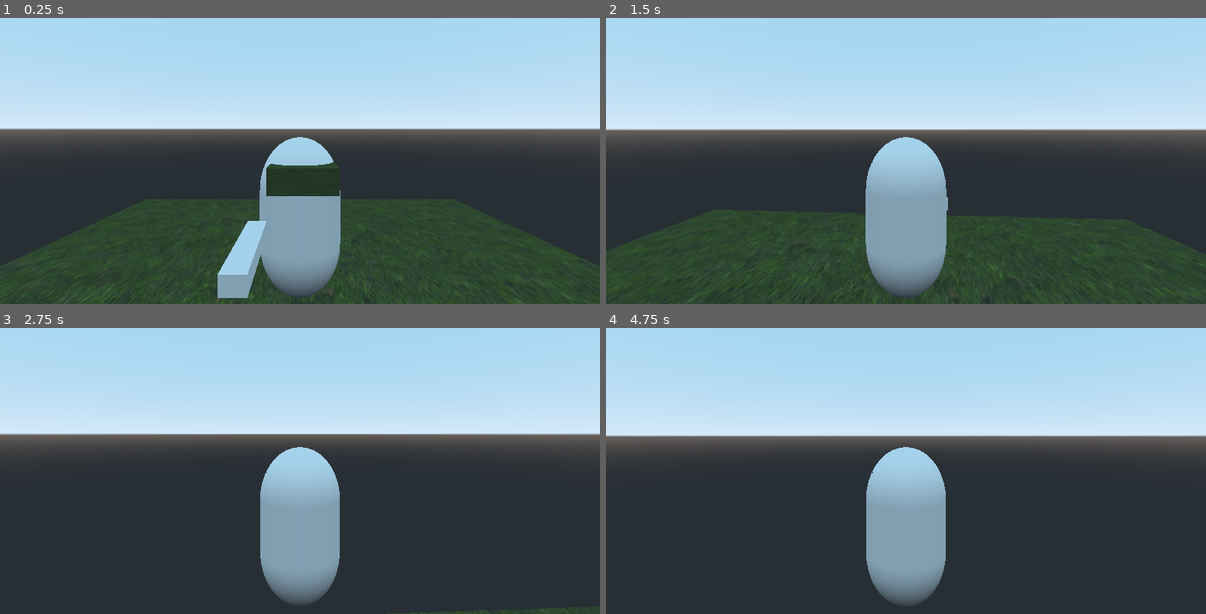
Above: before the commit, frames 1-4 (two rows, left to right).
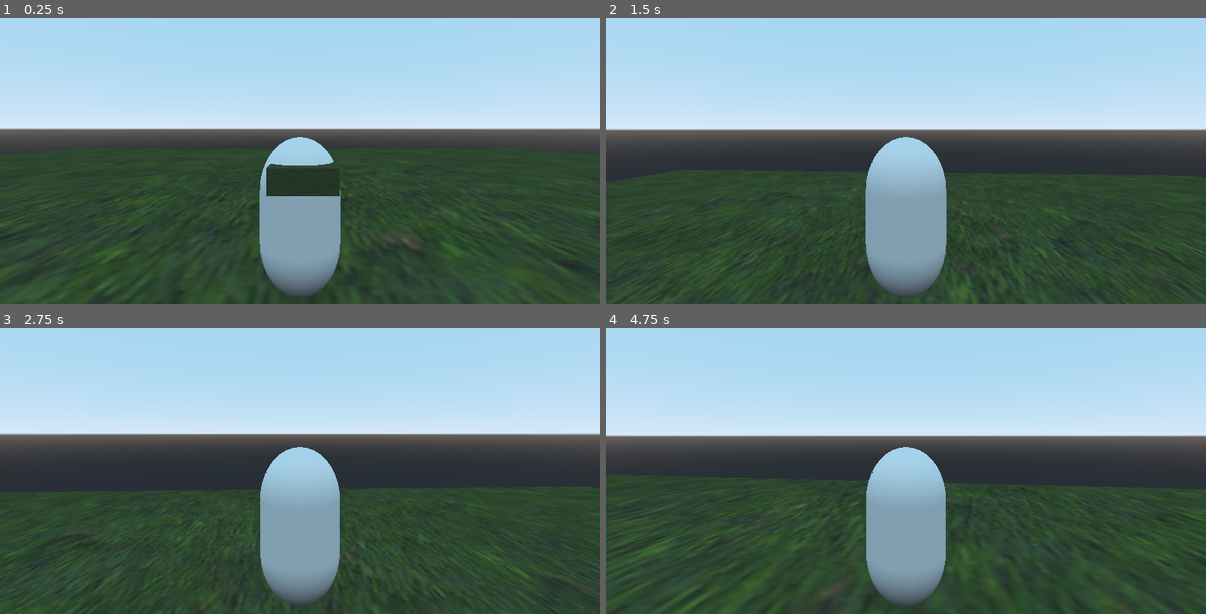
Above: after the commit, the same moments.

Repository: kre15i/ClashOfGames_Game
Game: Godot game, scene res://scenes/world1.tscn
The game is run twice, just before and just after one commit, with the same random seed, the same clock (stepped at 60 frames per second) and the same inputs. The project has no main scene, so this scene is started directly.
Inputs (mouse positions are in pixels of both pictures, inside the frame that each line leads up to):
- Up to frame 1 (0.25 s): no input
- Up to frame 2 (1.5 s): tap Enter at 0.5 s; move the mouse to (936, 126) at 0.52 s; hold Up (ui_up) from 0.53 s (still down); tap Space (Jump, bound only after the commit) at 0.6, 0.77, 1.07 s; move the mouse to (876, 129) at 1.27 s; tap Shift (sprint) at 1.35 s
- Up to frame 3 (2.75 s): keep holding Up (ui_up); tap Space (Jump, bound only after the commit) at 1.52, 1.55, 1.82, 2.1 s; move the mouse to (312, 433) at 2.02 s
- Up to frame 4 (4.75 s): keep holding Up (ui_up); move the mouse to (900, 445) at 2.77 s; tap Shift (sprint) at 2.85, 4.35 s; tap Space (Jump, bound only after the commit) at 3.02, 3.05, 3.32, 3.6, 3.77, 4.07, 4.52, 4.55 s; move the mouse to (948, 442) at 3.52 s; move the mouse to (858, 433) at 4.27 s

The runs differ from the first frame. In frame 1, 9.4% of the frame differs, in the area x 0-100%, y 46-100%; in frame 2, 7.2%; in frame 3, 17%; in frame 4, 20%, in the area x 0-100%, y 51-100%.

Commit message:
I added jumping for the player // Dev_version(0.5)

Diff:
--- a/project.godot
+++ b/project.godot
@@ -52,6 +52,11 @@
 "events": [ Object(InputEventKey,"resource_local_to_scene":false,"resource_name":"","device":0,"alt":false,"shift":false,"control":false,"meta":false,"command":false,"pressed":false,"scancode":16777237,"physical_scancode":0,"unicode":0,"echo":false,"script":null)
  ]
 }
+Jump={
+"deadzone": 0.5,
+"events": [ Object(InputEventKey,"resource_local_to_scene":false,"resource_name":"","device":0,"alt":false,"shift":false,"control":false,"meta":false,"command":false,"pressed":false,"scancode":32,"physical_scancode":0,"unicode":0,"echo":false,"script":null)
+ ]
+}
 
 [physics]
 
--- a/scenes/player.tscn
+++ b/scenes/player.tscn
@@ -24,10 +24,9 @@
 transform = Transform( 1, 0, 0, 0, -4.37114e-08, -1.3, 0, 1, -5.68248e-08, 0, 0, 0 )
 mesh = SubResource( 1 )
 
-[node name="weapons" type="Spatial" parent="Player"]
-transform = Transform( 1, 0, 0, 0, -3.36241e-08, 1, 0, -0.769231, -4.37114e-08, 0, 0, 0 )
+[node name="weaponController" type="Node" parent="Player"]
 
-[node name="starterPistol" parent="Player/weapons" instance=ExtResource( 2 )]
+[node name="starterPistol" parent="Player/weaponController" instance=ExtResource( 2 )]
 transform = Transform( 1, 0, 0, 0, 1, 0, 0, 0, 1, 0.924805, 0, -1.88927 )
 
 [node name="MeshInstance" type="MeshInstance" parent="Player"]
--- a/scenes/world1.tscn
+++ b/scenes/world1.tscn
@@ -8,6 +8,7 @@
 
 [sub_resource type="PlaneMesh" id=2]
 material = SubResource( 1 )
+size = Vector2( 10, 10 )
 
 [sub_resource type="BoxShape" id=3]
 
@@ -22,7 +23,7 @@
 skeleton = NodePath("../..")
 
 [node name="CollisionShape" type="CollisionShape" parent="ground"]
-transform = Transform( 5, 0, 0, 0, 0.01, 0, 0, 0, 5, 0, 0, 0 )
+transform = Transform( 25, 0, 0, 0, 0.01, 0, 0, 0, 25, 0, 0, 0 )
 shape = SubResource( 3 )
 
 [node name="player" parent="." instance=ExtResource( 2 )]
--- a/scripts/playerController.gd
+++ b/scripts/playerController.gd
@@ -2,13 +2,16 @@
 
 var direction = Vector3.FORWARD
 var movement_speed = 0
-var walk_speed = 5
-var run_speed = 10
+var walk_speed = 8
+var run_speed = 15
 var velocity = Vector3.ZERO
 var acceleration = 6
 var vertical_velocity = 0
-var gravity = 20
+var gravity = 25
 var angular_acceleration = 7
+var jump_magnitude = 15
+var weight_on_ground = 7
+
 
 func _input(event):
 	if event is InputEventKey:
@@ -32,11 +35,15 @@
 		movement_speed = 0
 
 	velocity = lerp(velocity, direction * movement_speed, delta * acceleration)
-	move_and_slide(velocity + Vector3.DOWN * vertical_velocity, Vector3.UP)
+	move_and_slide(velocity + Vector3.UP * vertical_velocity -get_floor_normal() * weight_on_ground, Vector3.UP)
 
 	if !is_on_floor():
-		vertical_velocity += gravity * delta
+		vertical_velocity -= gravity * delta
 	else:
 		vertical_velocity = 0
 
 	$Player.rotation.y = lerp_angle($Player.rotation.y, atan2(-direction.x, -direction.z), delta * angular_acceleration)
+
+	if is_on_floor():
+		if Input.is_action_just_pressed("Jump"):
+			vertical_velocity = jump_magnitude
